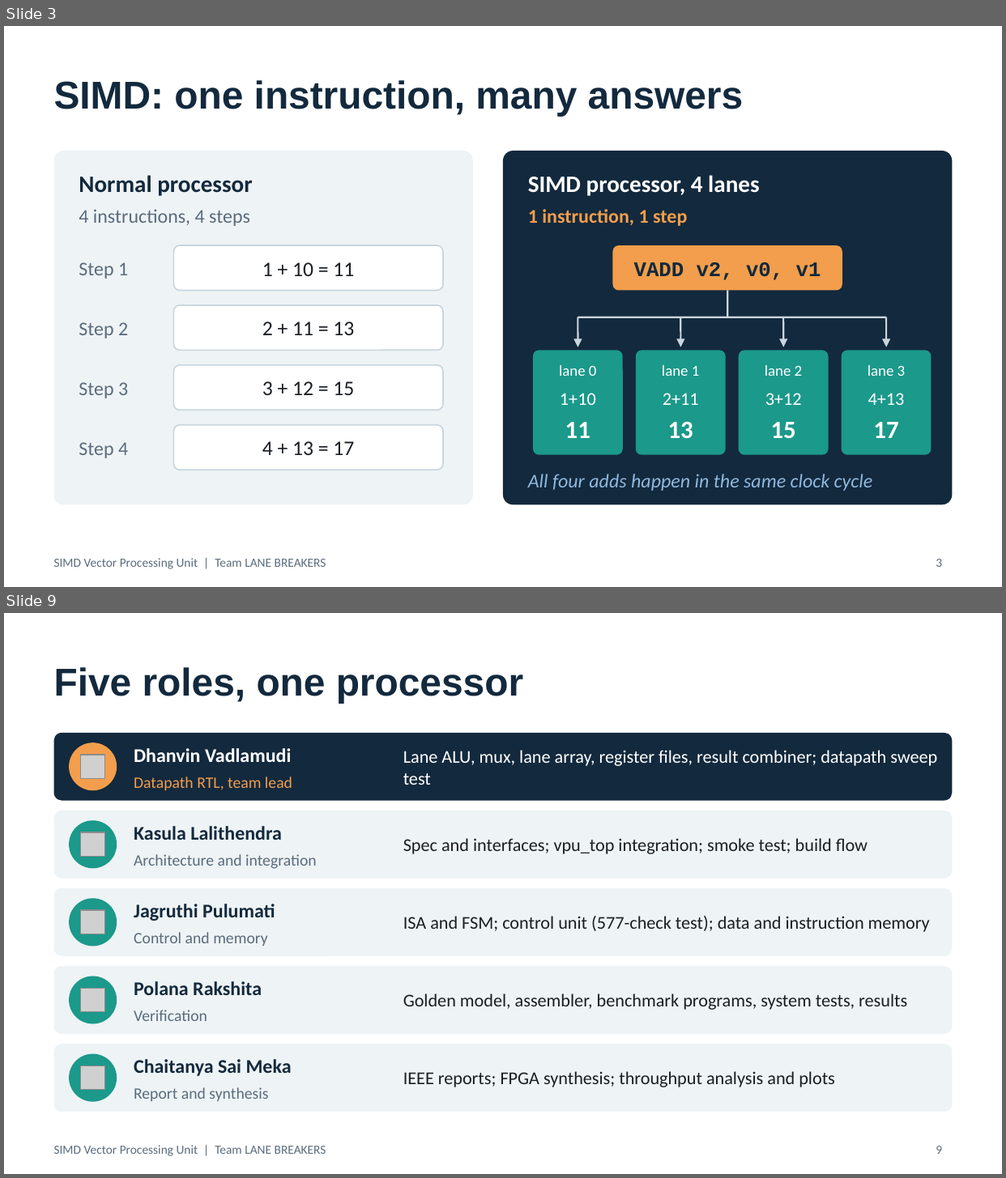
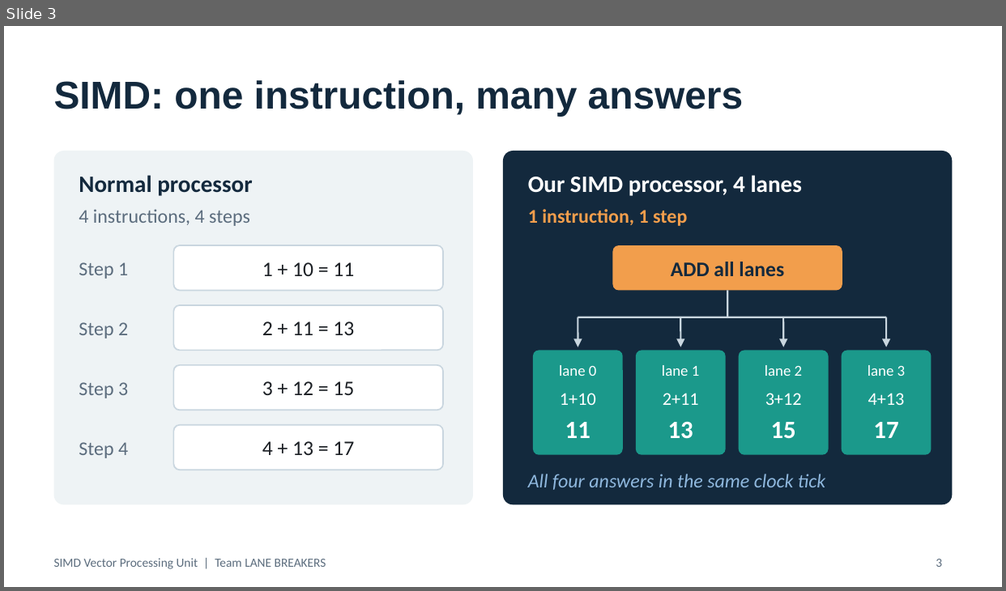
Before and after one commit to ChaitanyaSai-Meka/simd-vector-processing-unit, a slide deck: report/SIMD_VPU_Presentation.pptx. Shown one above the other, each under a label of ours: slides 3 and 9 before the commit, slide 3 after it; the slides between them are not shown. The pictures are 1006x1178 and 1006x591 pixels, drawn with LibreOffice and Linux fonts; fonts in the diff are those of the drawing; grey boxes stand for pictures. Boxes give left, top, right and bottom in pixels: in the first picture for what was removed or moved away, otherwise in the second. Text is boxed around its words. In the diff, an @@ line names an element or a change of style, - is before the commit and + after.

```diff
--- a/report/SIMD_VPU_Presentation.pptx
+++ b/report/SIMD_VPU_Presentation.pptx
@@ slide 9 removed at <box>4,613,1002,1174</box>, background #FFFFFF; not listed: 1 template element that a slide beside it also shows @@
@@ title removed at <box>54,667,523,703</box> @@
-Five roles, one processor
@@ rounded rectangle removed at <box>54,733,952,801</box> @@
@@ ellipse removed at <box>69,743,117,790</box> @@
@@ picture removed at <box>81,755,104,779</box> @@
@@ text removed at <box>134,748,291,762</box> @@
-Dhanvin Vadlamudi
@@ text removed at <box>403,750,937,785</box> @@
-Lane ALU, mux, lane array, register files, result combiner; datapath sweep test
@@ text removed at <box>134,777,292,790</box> @@
-Datapath RTL, team lead
@@ rounded rectangle removed at <box>54,811,952,879</box> @@
@@ ellipse removed at <box>69,820,117,868</box> @@
@@ text removed at <box>134,826,282,840</box> @@
-Kasula Lalithendra
@@ picture removed at <box>81,833,104,857</box> @@
@@ text removed at <box>134,854,317,869</box> @@
-Architecture and integration
@@ text removed at <box>403,838,867,854</box> @@
-Spec and interfaces; vpu_top integration; smoke test; build flow
@@ rounded rectangle removed at <box>54,888,952,956</box> @@
@@ ellipse removed at <box>69,898,117,946</box> @@
@@ text removed at <box>134,904,275,921</box> @@
-Jagruthi Pulumati
@@ picture removed at <box>81,910,104,935</box> @@
@@ text removed at <box>403,916,930,932</box> @@
-ISA and FSM; control unit (577-check test); data and instruction memory
@@ text removed at <box>134,932,268,946</box> @@
-Control and memory
@@ rounded rectangle removed at <box>54,966,952,1034</box> @@
@@ ellipse removed at <box>69,976,117,1024</box> @@
@@ picture removed at <box>81,988,104,1012</box> @@
@@ text removed at <box>134,982,262,995</box> @@
-Polana Rakshita
@@ text removed at <box>403,994,907,1010</box> @@
-Golden model, assembler, benchmark programs, system tests, results
@@ text removed at <box>134,1010,207,1021</box> @@
-Verification
@@ rounded rectangle removed at <box>54,1044,952,1112</box> @@
@@ ellipse removed at <box>69,1054,117,1102</box> @@
@@ picture removed at <box>81,1066,104,1090</box> @@
@@ text removed at <box>134,1059,292,1076</box> @@
-Chaitanya Sai Meka
@@ text removed at <box>403,1071,835,1088</box> @@
-IEEE reports; FPGA synthesis; throughput analysis and plots
@@ text removed at <box>134,1088,268,1101</box> @@
-Report and synthesis
@@ page number removed at <box>936,1146,942,1154</box> @@
-9
@@ slide 3 changed as well @@
@@ text at <box>528,175,802,196</box>: text changed @@
-SIMD processor, 4 lanes
+Our SIMD processor, 4 lanes
@@ text at <box>671,262,784,276</box>: text changed; font Courier New to Calibri @@
-VADD v2, v0, v1
+ADD all lanes
@@ text at <box>528,474,825,490</box>: text changed @@
-All four adds happen in the same clock cycle
+All four answers in the same clock tick
```
Also in this commit, not shown: 4 other slides changed, 3 slides added, 4 other slides removed.
